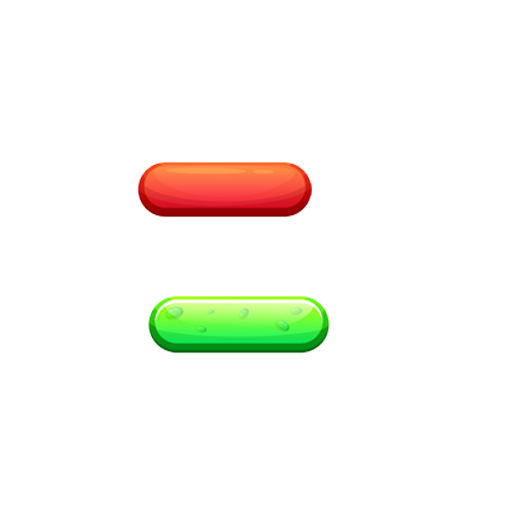
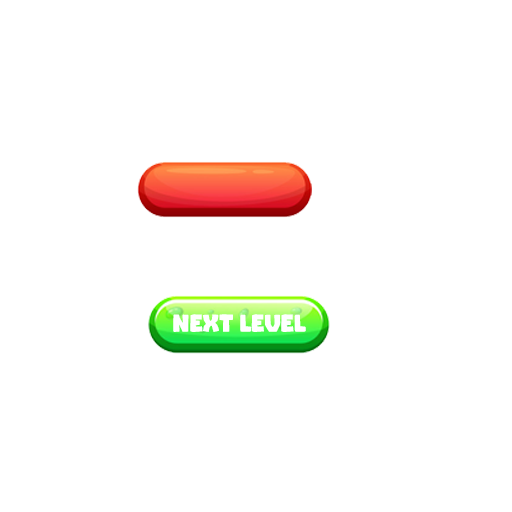
Comparing the layer stacks of the two (512, 512) images. Changes:
added layer "NEXT LEVEL" in group "Çalışma yüzeyi 1" over [173, 314, 306, 332]
